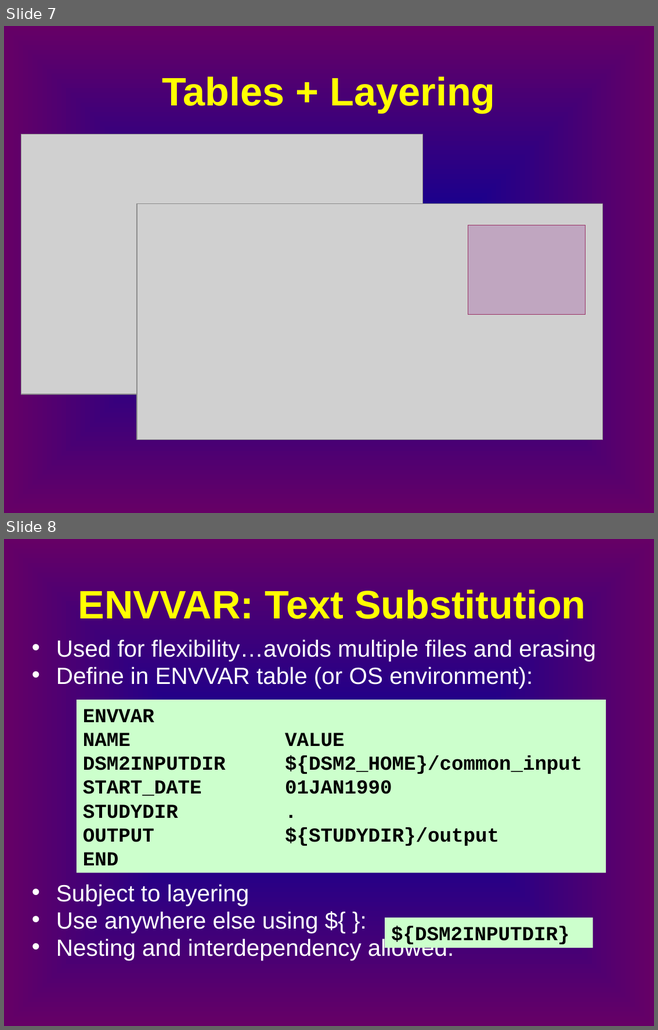
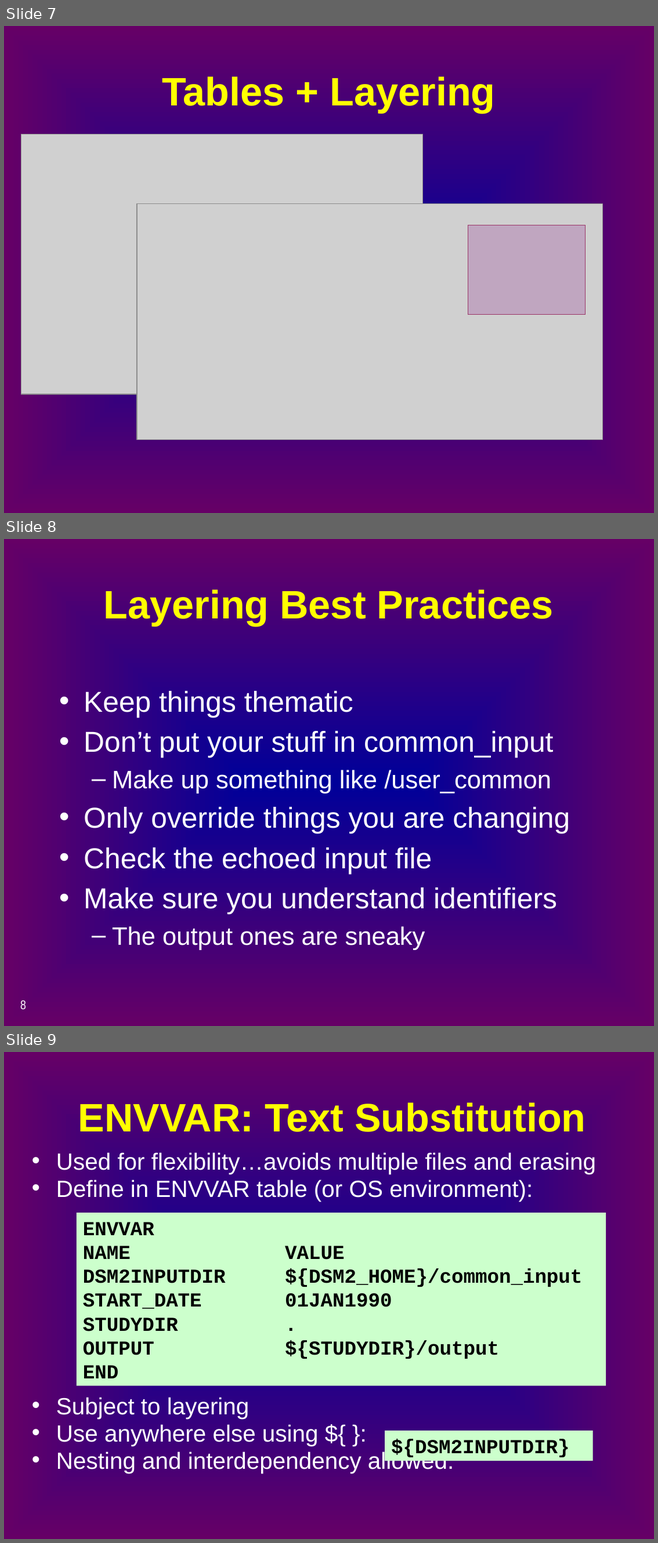
Before and after one commit to CADWRDeltaModeling/dsm2, a slide deck: dsm2/presentations/p3b_input.pptx. Shown one above the other, each under a label of ours: slides 7 and 8 before the commit, slides 7, 8 and 9 after it. The pictures are 658x1030 and 658x1543 pixels, drawn with LibreOffice and Linux fonts; fonts in the diff are those of the drawing; grey boxes stand for pictures. Boxes give left, top, right and bottom in pixels: in the first picture for what was removed or moved away, otherwise in the second. Text is boxed around its words. In the diff, an @@ line names an element or a change of style, - is before the commit and + after.

```diff
--- a/dsm2/presentations/p3b_input.pptx
+++ b/dsm2/presentations/p3b_input.pptx
@@ slide 8 added at (x1=4, y1=539, x2=654, y2=1026), background gradient #000099 to #660066 @@
@@ title added at (x1=104, y1=589, x2=553, y2=625), 44 pt, text #FFFF00, bold @@
+Layering Best Practices
@@ text added at (x1=83, y1=691, x2=570, y2=950), 32 pt, text #FFFFFF @@
+• Keep things thematic
+• Don’t put your stuff in common_input
+  – Make up something like /user_common
+• Only override things you are changing
+• Check the echoed input file
+• Make sure you understand identifiers
+  – The output ones are sneaky
@@ page number added at (x1=20, y1=1000, x2=26, y2=1010), 14 pt, text #FFFFFF @@
+8
@@ what was slide 8 is now slide 9 @@
```
Also in this commit, not shown: 1 slide changed, 1 other slide added, 1 slide removed.
